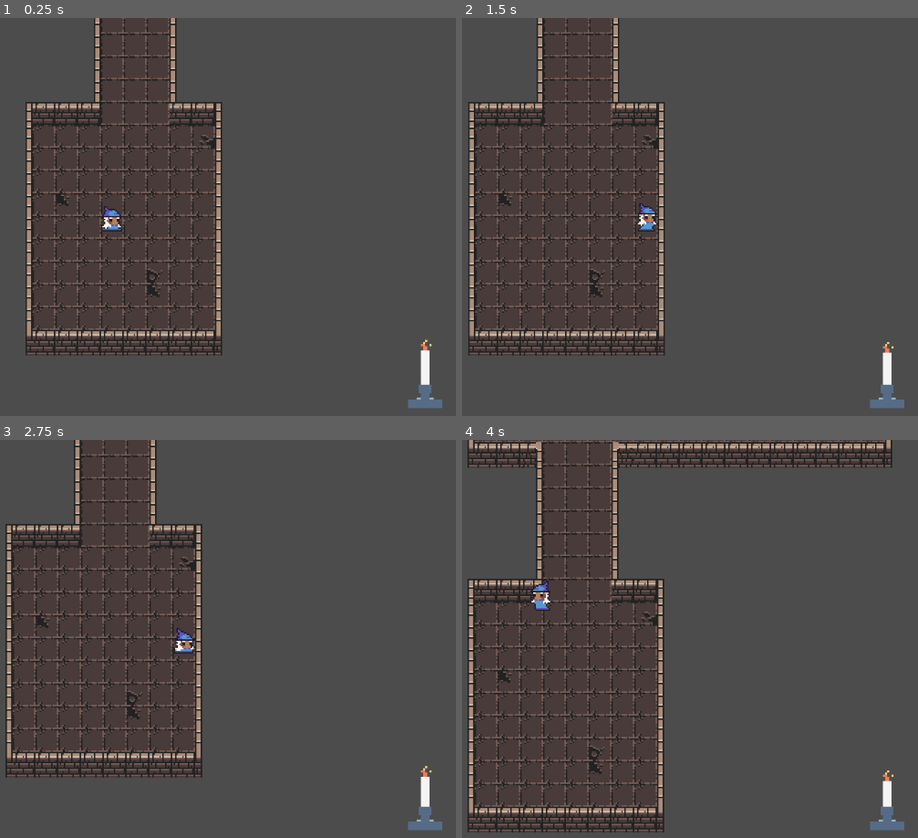
Above: before the commit, frames 1-4 (two rows, left to right).
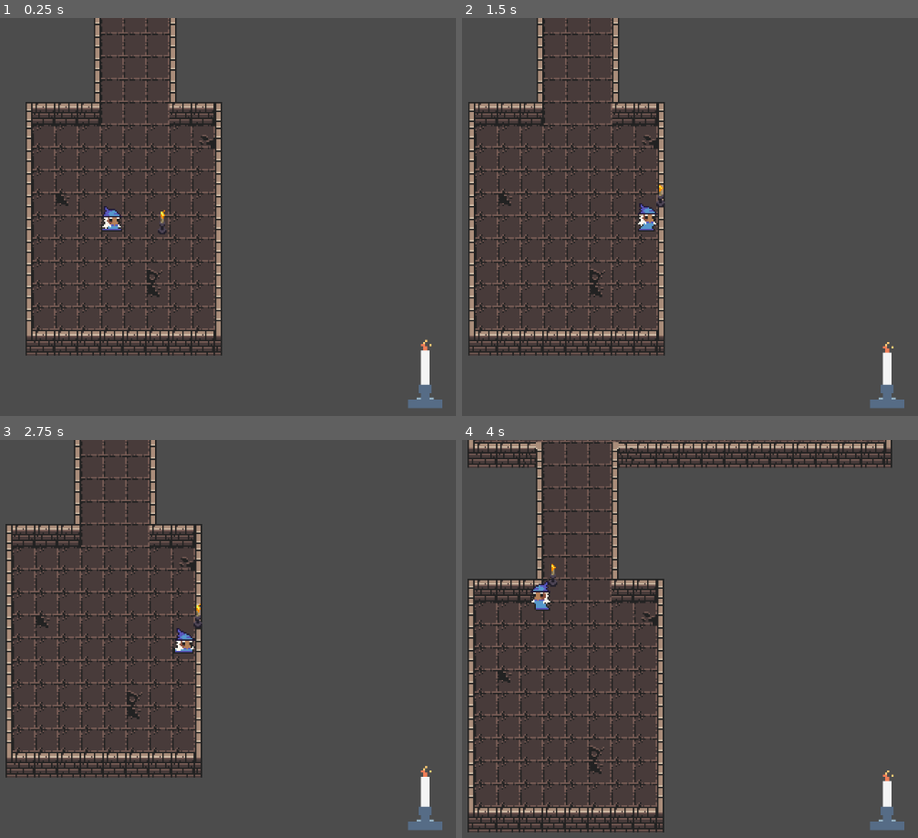
Above: after the commit, the same moments.

Repository: BadInheritance/ld46_souls_afire
Game: Godot game, scene res://scenes/Main.tscn
Same seed, same stepped clock (60 frames per second), same inputs: the game is played once before the commit and once after it. The project has no main scene, so this scene is started directly.
Inputs:
- Up to frame 1 (0.25 s): no input
- Up to frame 2 (1.5 s): hold D (player_right) 0.53-1.28 s; tap E (player_action) at 0.6, 1.35 s; hold R (player_putdown) from 1.28 s (still down)
- Up to frame 3 (2.75 s): release R (player_putdown) at 2.03 s; hold D (player_right) from 2.03 s (still down); tap E (player_action) at 2.1 s
- Up to frame 4 (4 s): release D (player_right) at 2.78 s; hold W (player_up) 2.78-3.53 s; tap E (player_action) at 2.85, 3.6 s; hold A (player_left) from 3.53 s (still down)

The runs differ from the first frame. In frame 1, less than 0.1% of the frame differs, in the area x 34-37%, y 48-55%; in frame 2, less than 0.1%; in frame 3, less than 0.1%, in the area x 42-45%, y 41-48%; in frame 4, less than 0.1%.

Commit message:
Move scripts and adjust item drop
- Move scripts to dedicated folder
- Adjust object drop offset

Diff:
--- a/scenes/HUD.tscn
+++ b/scenes/HUD.tscn
@@ -5,7 +5,8 @@
 [ext_resource path="res://assets/Lamp/Wax_hud_candle_1.png" type="Texture" id=3]
 [ext_resource path="res://assets/Lamp/Flame_hud_candle_2.png" type="Texture" id=4]
 [ext_resource path="res://assets/Lamp/Flame_hud_candle_1.png" type="Texture" id=5]
-[ext_resource path="res://scenes/Candle.gd" type="Script" id=6]
+[ext_resource path="res://scripts/items/Candle.gd" type="Script" id=6]
+
 
 [sub_resource type="SpriteFrames" id=1]
 animations = [ {
--- a/scenes/Main.tscn
+++ b/scenes/Main.tscn
@@ -1,7 +1,8 @@
-[gd_scene load_steps=4 format=2]
+[gd_scene load_steps=5 format=2]
 
 [ext_resource path="res://scenes/HUD.tscn" type="PackedScene" id=1]
 [ext_resource path="res://scenes/player.tscn" type="PackedScene" id=2]
+[ext_resource path="res://scenes/Lamp.tscn" type="PackedScene" id=3]
 [ext_resource path="res://scenes/example_map.tscn" type="PackedScene" id=4]
 
 [node name="Node2D" type="Node2D"]
@@ -14,3 +15,6 @@
 
 [node name="Player" parent="." instance=ExtResource( 2 )]
 position = Vector2( 108.3, 111.008 )
+
+[node name="Lamp" parent="." instance=ExtResource( 3 )]
+position = Vector2( 142.889, 111.19 )
--- a/scenes/player.tscn
+++ b/scenes/player.tscn
@@ -9,10 +9,12 @@
 [ext_resource path="res://assets/0x72_DungeonTilesetII_v1.3/frames/wizzard_f_idle_anim_f1.png" type="Texture" id=7]
 [ext_resource path="res://assets/0x72_DungeonTilesetII_v1.3/frames/wizzard_f_run_anim_f0.png" type="Texture" id=8]
 [ext_resource path="res://assets/0x72_DungeonTilesetII_v1.3/frames/wizzard_f_idle_anim_f3.png" type="Texture" id=9]
-[ext_resource path="res://scenes/player.gd" type="Script" id=10]
-[ext_resource path="res://scenes/Item picking.gd" type="Script" id=11]
-[ext_resource path="res://scenes/Oscillating.gd" type="Script" id=12]
+[ext_resource path="res://scripts/characters/player.gd" type="Script" id=10]
+[ext_resource path="res://scripts/items/Item picking.gd" type="Script" id=11]
+[ext_resource path="res://scripts/items/Oscillating.gd" type="Script" id=12]
 [ext_resource path="res://prefabs/DoorOpener.tscn" type="PackedScene" id=13]
+
+
 
 [sub_resource type="SpriteFrames" id=1]
 resource_local_to_scene = true
--- a/scenes/player.gd
+++ b/scripts/characters/player.gd
@@ -7,7 +7,9 @@
 
 func _process(delta):
 	if Input.is_action_just_pressed("player_putdown"):
-		var item = item_picking.put_down(self.position)
+		var target_position = self.position
+		target_position.x += 15
+		var item = item_picking.put_down(target_position)
 		if item != null:
 			return
 
Renamed: scenes/Candle.gd -> scripts/items/Candle.gd
Renamed: scenes/Item picking.gd -> scripts/items/Item picking.gd
Renamed: scenes/Oscillating.gd -> scripts/items/Oscillating.gd
